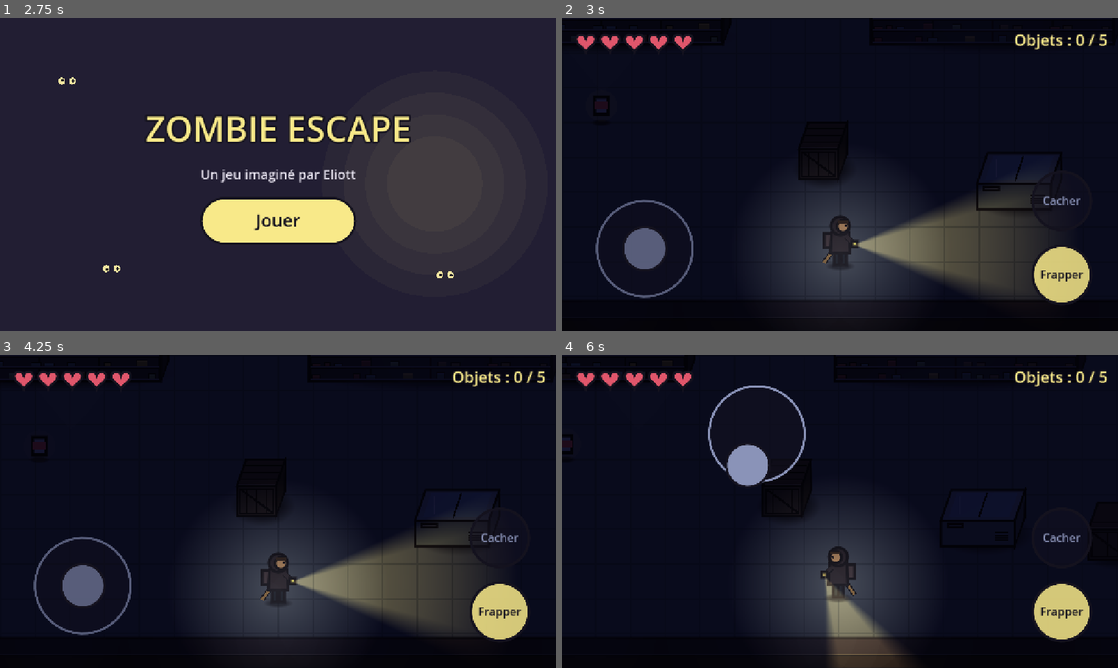
Above: before the commit, frames 1-4 (two rows, left to right).
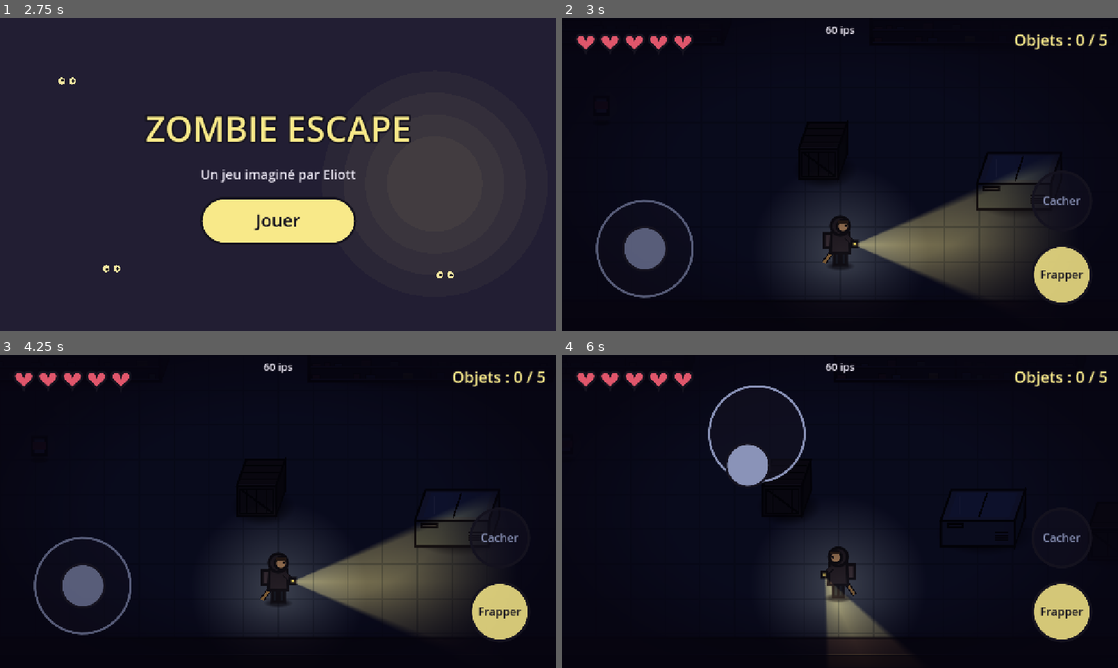
Above: after the commit, the same moments.

Repository: Krocky/zombie-escape
Game: Godot game, scene res://scenes/titre.tscn
Same seed, same stepped clock (60 frames per second), same inputs: the game is played once before the commit and once after it.
Inputs (mouse positions are in pixels of both pictures, inside the frame that each line leads up to):
- Up to frame 1 (2.75 s): move the mouse to (400, 158) at 0.52 s; click (400, 158) at 0.67 s; tap Enter at 1.25 s; drag from (166, 190) to (250, 237) at 1.27 s; tap Space at 2 s; move the mouse to (333, 105) at 2.02 s; click (333, 105) at 2.17 s
- Up to frame 2 (3 s): tap Enter at 2.75 s; drag from (812, 237) to (673, 127) at 2.77 s
- Up to frame 3 (4.25 s): tap Space at 3.5 s; move the mouse to (444, 558) at 3.52 s; click (444, 558) at 3.67 s
- Up to frame 4 (6 s): tap Enter at 4.25 s; drag from (673, 464) to (756, 433) at 4.27 s; move the mouse to (867, 511) at 5.02 s; click (867, 511) at 5.17 s; tap Space at 5.75 s; drag from (756, 433) to (728, 527) at 5.77 s

Frame 1 is identical in both runs. In frame 2, 0.5% of the frame differs, in the area x 47-83%, y 2-96%; in frame 3, 0.5%; in frame 4, 1.6%, in the area x 47-61%, y 2-100%.

Commit message:
Refonte visuelle lot 2 : éclairage
Faisceau de lampe à bord net et cœur plus fort (texture calculée une
seule fois), halo réduit, vignettage (CanvasLayer sous le HUD), brume
au ras du sol avec une texture unique et une graine fixe, lumière de
lune bleue sous les fenêtres, yeux des zombies non assombris par la
nuit (lueur jaune dans le noir). Compteur d'ips désactivable
(Reglages.AFFICHER_IPS) pour vérifier la fluidité sur la tablette.

Co-Authored-By: Claude Opus 5.5 <noreply@anthropic.com>
Claude-Session: https://claude.ai/code/session_01EYDVFPUtvSUgfZTJmqmsLY

Diff:
--- a/data/palette.gd
+++ b/data/palette.gd
@@ -31,6 +31,8 @@
 const BROUILLARD := Color("4c5576")
 const OMBRE := Color(0.05, 0.04, 0.09, 0.6)
 const NUIT := Color(0.13, 0.13, 0.24)     # assombrit tout le niveau (CanvasModulate)
+const VIGNETTE := Color(0.03, 0.02, 0.07, 0.85)   # bords de l'écran assombris
+const LUNE := Color("8aa8e0")             # lumière froide qui tombe des fenêtres
 
 # Lampe torche
 const LAMPE := Color("f8e989")
@@ -51,6 +53,7 @@
 const ZOMBIE_TSHIRT := Color("5a5266")
 const ZOMBIE_PANTALON := Color("2c3044")
 const ZOMBIE_YEUX := Color("f2e6a0")
+const ZOMBIE_YEUX_LUEUR := Color(0.95, 0.9, 0.4, 0.28)   # halo autour des yeux dans le noir
 const ZOMBIE_VUE := Color(0.56, 0.69, 0.54, 0.13)          # cône de vue calme
 const ZOMBIE_VUE_ALERTE := Color(0.88, 0.34, 0.42, 0.16)   # cône de vue en poursuite
 
--- a/data/reglages.gd
+++ b/data/reglages.gd
@@ -16,6 +16,7 @@
 # --- Ambiance ---
 const NUIT_CLARTE := 1.0              # 1 = normal, 0.5 = deux fois plus sombre, 2 = deux fois plus clair
 const BROUILLARD_OPACITE := 0.05      # 0 = pas de brouillard, 0.1 = brouillard épais
+const AFFICHER_IPS := true            # true = affiche les images par seconde en haut (pour tester la fluidité)
 
 # --- Bruit (les zombies entendent jusqu'à cette distance) ---
 const BRUIT_PAS := 130.0              # bruit des pas quand le héros marche
--- a/scenes/heros.tscn
+++ b/scenes/heros.tscn
@@ -34,10 +34,10 @@
 
 [node name="Halo" type="PointLight2D" parent="."]
 position = Vector2(0, -30)
-energy = 1.0
+energy = 0.8
 texture = SubResource("GradientTexture2D_halo")
-texture_scale = 2.0
+texture_scale = 1.6
 
 [node name="Lampe" type="PointLight2D" parent="."]
 position = Vector2(30, -50)
-energy = 1.2
+energy = 1.5
--- a/scenes/hud.tscn
+++ b/scenes/hud.tscn
@@ -55,3 +55,17 @@
 theme_override_font_sizes/font_size = 36
 text = "Objets : 0 / 0"
 horizontal_alignment = 2
+
+[node name="Ips" type="Label" parent="."]
+anchors_preset = 5
+anchor_left = 0.5
+anchor_right = 0.5
+offset_left = -80.0
+offset_top = 8.0
+offset_right = 80.0
+offset_bottom = 44.0
+grow_horizontal = 2
+theme_override_constants/outline_size = 6
+theme_override_font_sizes/font_size = 24
+text = "60 ips"
+horizontal_alignment = 1
--- a/scenes/niveau.tscn
+++ b/scenes/niveau.tscn
@@ -9,6 +9,7 @@
 [ext_resource type="PackedScene" path="res://scenes/objet.tscn" id="7_objet"]
 [ext_resource type="PackedScene" path="res://scenes/sortie.tscn" id="8_sortie"]
 [ext_resource type="PackedScene" path="res://scenes/brouillard.tscn" id="9_brouillard"]
+[ext_resource type="PackedScene" path="res://scenes/vignette.tscn" id="10_vignette"]
 
 [node name="Niveau" type="Node2D"]
 script = ExtResource("1_niveau")
@@ -153,4 +154,6 @@
 
 [node name="Nuit" type="CanvasModulate" parent="."]
 
+[node name="Vignette" parent="." instance=ExtResource("10_vignette")]
+
 [node name="HUD" parent="." instance=ExtResource("4_hud")]
--- /dev/null
+++ b/scenes/vignette.tscn
@@ -0,0 +1,16 @@
+[gd_scene load_steps=2 format=3]
+
+[ext_resource type="Script" path="res://scripts/vignette.gd" id="1_vignette"]
+
+[node name="Vignette" type="CanvasLayer"]
+layer = 5
+script = ExtResource("1_vignette")
+
+[node name="Image" type="TextureRect" parent="."]
+anchors_preset = 15
+anchor_right = 1.0
+anchor_bottom = 1.0
+grow_horizontal = 2
+grow_vertical = 2
+mouse_filter = 2
+expand_mode = 1
--- a/scenes/zombie.tscn
+++ b/scenes/zombie.tscn
@@ -18,6 +18,8 @@
 [node name="Cone" type="Node2D" parent="."]
 z_index = -1
 
+[node name="Yeux" type="Node2D" parent="."]
+
 [node name="Cri" type="AudioStreamPlayer2D" parent="."]
 max_distance = 1400.0
 
--- a/scripts/brouillard.gd
+++ b/scripts/brouillard.gd
@@ -1,19 +1,33 @@
 extends Node2D
-## Léger brouillard : des nappes grises qui dérivent lentement au-dessus du niveau.
+## Brume au sol : des nappes plates et douces qui dérivent lentement au-dessus du niveau.
+## Une seule texture dégradée, dessinée étirée pour chaque nappe (pas d'allocation par image).
 
-const NOMBRE := 22
+const NOMBRE := 34
 
 @export var taille := Vector2(2400, 1600)
 
 var _nappes := []   # chaque nappe : [position, rayon, vitesse]
+var _texture: GradientTexture2D
 
 
 func _ready() -> void:
+	var degrade := Gradient.new()
+	degrade.colors = PackedColorArray([Palette.BROUILLARD, Color(Palette.BROUILLARD, 0.0)])
+	_texture = GradientTexture2D.new()
+	_texture.gradient = degrade
+	_texture.width = 64
+	_texture.height = 64
+	_texture.fill = GradientTexture2D.FILL_RADIAL
+	_texture.fill_from = Vector2(0.5, 0.5)
+	_texture.fill_to = Vector2(1.0, 0.5)
+	# Toujours la même brume au départ (graine fixe)
+	var rng := RandomNumberGenerator.new()
+	rng.seed = 1
 	for i in NOMBRE:
 		_nappes.append([
-			Vector2(randf() * taille.x, randf() * taille.y),
-			randf_range(140.0, 280.0),
-			Vector2(randf_range(8.0, 22.0), randf_range(-4.0, 4.0)),
+			Vector2(rng.randf() * taille.x, rng.randf() * taille.y),
+			rng.randf_range(160.0, 320.0),
+			Vector2(rng.randf_range(8.0, 22.0), rng.randf_range(-3.0, 3.0)),
 		])
 
 
@@ -27,7 +41,8 @@
 
 
 func _draw() -> void:
+	# Opacité du centre de la nappe ; les nappes sont plates (au ras du sol)
+	var teinte := Color(1, 1, 1, clampf(Reglages.BROUILLARD_OPACITE * 4.0, 0.0, 1.0))
 	for nappe in _nappes:
-		# Plusieurs cercles transparents empilés = bord doux
-		for i in 4:
-			draw_circle(nappe[0], nappe[1] * (1.0 - i * 0.2), Palette.BROUILLARD * Color(1, 1, 1, Reglages.BROUILLARD_OPACITE))
+		var rayon: float = nappe[1]
+		draw_texture_rect(_texture, Rect2(nappe[0] - Vector2(rayon, rayon * 0.45), Vector2(rayon * 2.0, rayon * 0.9)), false, teinte)
--- a/scripts/heros.gd
+++ b/scripts/heros.gd
@@ -36,7 +36,12 @@
 
 ## Faisceau de lampe torche en cône, dessiné pixel par pixel (pas d'image externe).
 ## La pointe du cône est au bord gauche de l'image, le faisceau part vers la droite.
+## Calculé une seule fois (gardé pour les parties suivantes).
+static var _faisceau: ImageTexture
+
 func _texture_faisceau() -> ImageTexture:
+	if _faisceau:
+		return _faisceau
 	var taille := 256
 	var image := Image.create(taille, taille, false, Image.FORMAT_LA8)
 	var demi_angle := deg_to_rad(Reglages.LAMPE_ANGLE / 2.0)
@@ -47,10 +52,13 @@
 			var angle := absf(p.angle())
 			var force := 0.0
 			if d <= 1.0 and angle <= demi_angle:
-				# Plus doux sur les bords du cône et au bout du faisceau
-				force = (1.0 - pow(d, 2.0)) * clampf((demi_angle - angle) / (demi_angle * 0.4), 0.0, 1.0)
+				# Bord du cône net, s'éteint doucement au bout du faisceau
+				var bord := clampf((demi_angle - angle) / (demi_angle * 0.15), 0.0, 1.0)
+				var coeur := 1.0 - angle / demi_angle   # plus fort au milieu du faisceau
+				force = (1.0 - pow(d, 2.5)) * bord * (0.65 + 0.35 * coeur)
 			image.set_pixel(x, y, Color(1, 1, 1, force))
-	return ImageTexture.create_from_image(image)
+	_faisceau = ImageTexture.create_from_image(image)
+	return _faisceau
 
 
 ## Appelé par le niveau quand le joystick bouge.
--- a/scripts/hud.gd
+++ b/scripts/hud.gd
@@ -4,6 +4,8 @@
 signal deplacement(direction: Vector2)
 signal attaque
 signal cacher
+
+var _attente_ips := 0.0
 
 
 func _ready() -> void:
@@ -14,6 +16,18 @@
 	$BoutonCacher.appuye.connect(cacher.emit)
 	$CompteurObjets.add_theme_color_override("font_color", Palette.LAMPE)
 	$CompteurObjets.add_theme_color_override("font_outline_color", Palette.CONTOUR)
+	$Ips.visible = Reglages.AFFICHER_IPS
+	$Ips.add_theme_color_override("font_color", Palette.UI_TEXTE)
+	$Ips.add_theme_color_override("font_outline_color", Palette.CONTOUR)
+	set_process(Reglages.AFFICHER_IPS)
+
+
+## Images par seconde, mises à jour deux fois par seconde (test de fluidité).
+func _process(delta: float) -> void:
+	_attente_ips -= delta
+	if _attente_ips <= 0.0:
+		_attente_ips = 0.5
+		$Ips.text = "%d ips" % Engine.get_frames_per_second()
 
 
 func afficher_pv(pv: int, pv_max: int) -> void:
--- a/scripts/mur.gd
+++ b/scripts/mur.gd
@@ -13,6 +13,8 @@
 
 const FENETRE_TAILLE := Vector2(150, 58)
 
+static var _texture_lune: GradientTexture2D
+
 
 func _ready() -> void:
 	var forme := RectangleShape2D.new()
@@ -27,6 +29,29 @@
 	ombre.z_index = -1
 	ombre.draw.connect(_dessiner_ombre.bind(ombre))
 	add_child(ombre)
+	for x in fenetres:
+		_ajouter_lune(x)
+
+
+## Flaque de lumière de lune froide au sol, sous une fenêtre.
+func _ajouter_lune(x: float) -> void:
+	if _texture_lune == null:
+		var degrade := Gradient.new()
+		degrade.colors = PackedColorArray([Color.WHITE, Color(1, 1, 1, 0)])
+		_texture_lune = GradientTexture2D.new()
+		_texture_lune.gradient = degrade
+		_texture_lune.width = 128
+		_texture_lune.height = 128
+		_texture_lune.fill = GradientTexture2D.FILL_RADIAL
+		_texture_lune.fill_from = Vector2(0.5, 0.5)
+		_texture_lune.fill_to = Vector2(1.0, 0.5)
+	var lune := PointLight2D.new()
+	lune.texture = _texture_lune
+	lune.texture_scale = 2.4
+	lune.color = Palette.LUNE
+	lune.energy = 0.55
+	lune.position = Vector2(x, 60)
+	add_child(lune)
 
 
 func _dessiner_ombre(ombre: Node2D) -> void:
--- /dev/null
+++ b/scripts/vignette.gd
@@ -0,0 +1,17 @@
+extends CanvasLayer
+## Vignettage : les bords de l'écran sont assombris (une seule image, calculée une fois).
+## Sous le HUD, au-dessus du niveau ; ne bloque pas les doigts.
+
+
+func _ready() -> void:
+	var degrade := Gradient.new()
+	degrade.offsets = PackedFloat32Array([0.0, 0.55, 1.0])
+	degrade.colors = PackedColorArray([Color(Palette.VIGNETTE, 0.0), Color(Palette.VIGNETTE, 0.0), Palette.VIGNETTE])
+	var texture := GradientTexture2D.new()
+	texture.gradient = degrade
+	texture.width = 128
+	texture.height = 128
+	texture.fill = GradientTexture2D.FILL_RADIAL
+	texture.fill_from = Vector2(0.5, 0.5)
+	texture.fill_to = Vector2(1.05, 0.5)
+	$Image.texture = texture
--- a/scripts/zombie.gd
+++ b/scripts/zombie.gd
@@ -37,6 +37,11 @@
 var _battu := false        # vrai pour toujours dès qu'il n'a plus de PV
 var _disparition := 0.0   # temps restant de l'animation où il bascule et s'efface
 var _delai_cri := 0.0     # évite qu'il crie en boucle
+# Yeux : dessinés sur l'enfant « Yeux », non assombri par la nuit (ils brillent dans le noir)
+var _yeux_centre := Vector2.ZERO
+var _yeux_sens := 1.0
+var _corps_rotation := 0.0
+var _corps_echelle := Vector2.ONE
 
 
 ## detectable = faux quand le héros est caché ou K.O.
@@ -64,6 +69,10 @@
 	$Coup.volume_db = Reglages.SONS_VOLUME
 	# Le cône est dessiné sur un enfant placé sous les personnages et le décor
 	$Cone.draw.connect(_dessiner_cone)
+	var sans_ombre := CanvasItemMaterial.new()
+	sans_ombre.light_mode = CanvasItemMaterial.LIGHT_MODE_UNSHADED
+	$Yeux.material = sans_ombre
+	$Yeux.draw.connect(_dessiner_yeux)
 
 
 ## Appelé par le niveau quand la batte du héros le touche.
@@ -202,9 +211,12 @@
 		# Il bascule en arrière et s'efface
 		var avance := 1.0 - _disparition / 0.6
 		modulate.a = 1.0 - avance
-		draw_set_transform(Vector2.ZERO, -s * avance * PI / 2.0, Vector2(1.25, 1.25) * (1.0 - avance * 0.3))
+		_corps_rotation = -s * avance * PI / 2.0
+		_corps_echelle = Vector2(1.25, 1.25) * (1.0 - avance * 0.3)
 	else:
-		draw_set_transform(Vector2.ZERO, 0.0, Vector2(1.25, 1.25))
+		_corps_rotation = 0.0
+		_corps_echelle = Vector2(1.25, 1.25)
+	draw_set_transform(Vector2.ZERO, _corps_rotation, _corps_echelle)
 	var rayon_ombre := 34.0 if type == Type.LENT else 24.0
 	Dessin.ombre(self, Rect2(-rayon_ombre, -10, rayon_ombre * 2.0, 20))
 	if type == Type.LENT:
@@ -251,13 +263,22 @@
 
 
 func _dessiner_visage(t: Vector2, s: float) -> void:
-	# Grands yeux jaunes un peu ahuris et bouche ouverte
-	for dx in [-5.0, 5.0]:
-		var oeil := t + Vector2(dx + s * 3, -3)
-		Dessin.cercle(self, oeil, 4.5, Palette.ZOMBIE_YEUX, false)
-		draw_arc(oeil, 4.5, 0, TAU, 12, Palette.CONTOUR, 2.0)
-		draw_circle(oeil + Vector2(s, 0), 1.6, Palette.CONTOUR)
+	# Bouche ouverte ; les grands yeux jaunes sont dessinés par l'enfant « Yeux »
 	Dessin.ellipse(self, t + Vector2(s * 3, 7), Vector2(4, 3), Palette.CONTOUR, false)
+	_yeux_centre = t + Vector2(s * 3, -3)
+	_yeux_sens = s
+	$Yeux.queue_redraw()
+
+
+## Grands yeux jaunes un peu ahuris, qui brillent dans le noir (matériau sans ombre).
+func _dessiner_yeux() -> void:
+	$Yeux.draw_set_transform(Vector2.ZERO, _corps_rotation, _corps_echelle)
+	$Yeux.draw_circle(_yeux_centre, 13.0, Palette.ZOMBIE_YEUX_LUEUR)
+	for dx: float in [-5.0, 5.0]:
+		var oeil := _yeux_centre + Vector2(dx, 0)
+		$Yeux.draw_circle(oeil, 4.5, Palette.ZOMBIE_YEUX)
+		$Yeux.draw_arc(oeil, 4.5, 0, TAU, 12, Palette.CONTOUR, 2.0)
+		$Yeux.draw_circle(oeil + Vector2(_yeux_sens, 0), 1.6, Palette.CONTOUR)
 
 
 func _dessiner_alerte(p: Vector2) -> void:
Not shown: 1 places in scenes/niveau.tscn that only renumber resources
Not shown, added: scripts/vignette.gd.uid
Not shown, changed: CLAUDE.md
